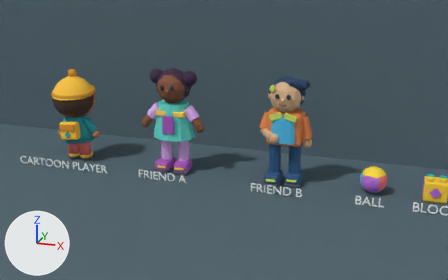
The Blender file blender/cast/camo-cast.blend, before and after one commit.
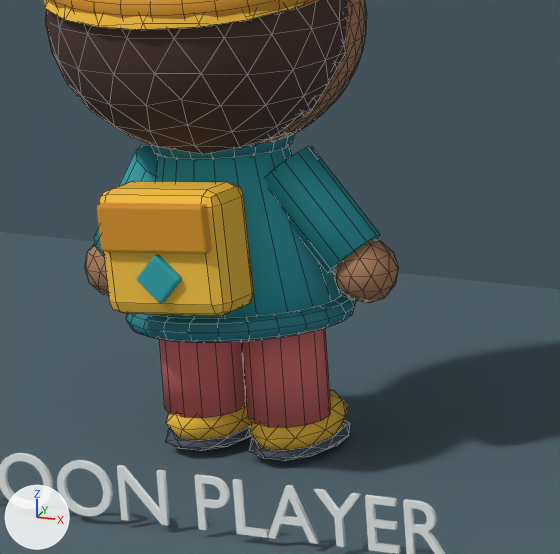
Each version appears first from a 50 mm camera at (1.89, -7.54, 3.08) aimed at (-0.73, 0.61, 0.29), and next in a close-up on the part from 10% to 27% of the width and 34% to 62% of the height. Every picture has the same lights, and +X, +Y and +Z are marked at lower left. The last two pictures show the newer version. The close-ups show mesh edges as thin lines.

Before the edit, the objects in view are built like this:
```python
ob_player_beanie_band = bpy.data.objects.new('player_beanie_band', me_torus_002)
ob_player_beanie_band.parent = ob_pivot_head
ob_player_beanie_band.location = (0.0, 0.035, 0.35)
ob_player_beanie_band.rotation_euler = (-0.157, 0.0, 0.0)  # degrees (-9, 0, 0)
ob_player_hand_l = bpy.data.objects.new('player_hand_L', me_icosphere_004)
ob_player_hand_l.parent = ob_pivot_arm_l
ob_player_hand_l.location = (-0.149, -0.014, -0.213)
ob_player_hand_r = bpy.data.objects.new('player_hand_R', me_icosphere_005)
ob_player_hand_r.parent = ob_pivot_arm_r
ob_player_hand_r.location = (0.149, -0.014, -0.213)
ob_player_sleeve_l = bpy.data.objects.new('player_sleeve_L', me_cylinder_004)
ob_player_sleeve_l.parent = ob_pivot_arm_l
ob_player_sleeve_l.location = (-0.0635, -0.006, -0.09)
ob_player_sleeve_l.rotation_euler = (2.525, 0.0, -1.477)  # degrees (145, 0, -85)
ob_player_sleeve_r = bpy.data.objects.new('player_sleeve_R', me_cylinder_005)
ob_player_sleeve_r.parent = ob_pivot_arm_r
ob_player_sleeve_r.location = (0.0635, -0.006, -0.09)
ob_player_sleeve_r.rotation_euler = (2.525, 0.0, 1.477)  # degrees (145, 0, 85)
# also in view: 'player_hair_back' at (-2.78, -0.01, 0.9); 'Label CARTOON PLAYER' at (-2.75, -0.47, 0.07); 'player_pack_flap' at (-2.77, -0.26, 0.53); 'player_head' at (-2.78, 0.04, 0.88); 'Preview Backdrop' at (0.0, 1.15, 2.2)
```
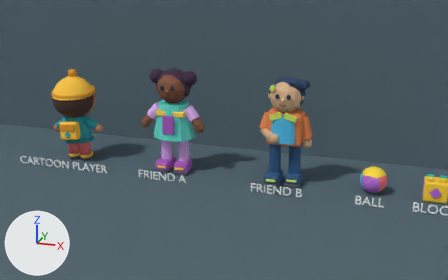
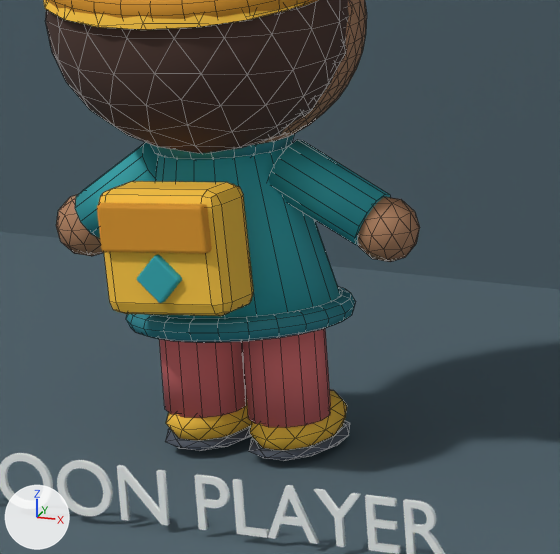
Where the newer file only moved an object's origin or applied its transform, the numbers keep the older frame.

Boxes (x1, y1, x2, y2) around the edits, measured in the close-ups (560 x 554 px):
```json
{"object": "player_sleeve_L", "change": "reshaped", "before": [265, 146, 380, 273], "after": [268, 140, 390, 245], "on screen": "6% wider, 17% shorter"}
{"object": "player_hand_L", "change": "moved", "before": [333, 239, 399, 303], "after": [358, 196, 420, 262]}
{"object": "player_sleeve_R", "change": "reshaped", "before": [94, 145, 158, 256], "after": [75, 142, 158, 238]}
{"object": "player_hand_R", "change": "moved", "before": [85, 243, 109, 295], "after": [56, 195, 104, 256]}
```

The change, as JSON lines over the scene's bpy script:
```json
{"block": "me_cylinder_004", "where": "# used by ob_player_sleeve_l; parent = ob_pivot_arm_l; location = (-0.0635, -0.006, -0.09); rotation_euler = (2.525, 0.0, -1.477), in degrees (145, 0, -85)"}
{"op": "remove", "block": "me_cylinder_004", "code": "me_cylinder_004.from_pydata(...)  # 24 vertices, 14 faces; spans x -0.064..0.064, y -0.064..0.064, z -0.11..0.11"}
{"op": "add", "block": "me_cylinder_004", "code": "me_cylinder_004.from_pydata(...)  # 24 vertices, 14 faces; spans x -0.065..0.06, y -0.055..0.136, z -0.134..0.105"}
{"block": "me_cylinder_004", "change": "me_cylinder_004 part 1: the whole mesh is multiplied about its middle by the matrix ((0.944, -0.013, -0.021), (0.02, 0.87, 0.367), (0.014, -0.367, 0.87)), then moved by (-0.002, 0.041, -0.014)"}
{"block": "me_cylinder_005", "where": "# used by ob_player_sleeve_r; parent = ob_pivot_arm_r; location = (0.0635, -0.006, -0.09); rotation_euler = (2.525, 0.0, 1.477), in degrees (145, 0, 85)"}
{"op": "remove", "block": "me_cylinder_005", "code": "me_cylinder_005.from_pydata(...)  # 24 vertices, 14 faces; spans x -0.064..0.064, y -0.064..0.064, z -0.11..0.11"}
{"op": "add", "block": "me_cylinder_005", "code": "me_cylinder_005.from_pydata(...)  # 24 vertices, 14 faces; spans x -0.06..0.065, y -0.055..0.136, z -0.134..0.105"}
{"block": "me_cylinder_005", "change": "me_cylinder_005 part 2: the whole mesh is multiplied about its middle by the matrix ((0.944, 0.013, 0.021), (-0.02, 0.87, 0.367), (-0.014, -0.367, 0.87)), then moved by (0.002, 0.041, -0.014)"}
{"op": "set", "path": "ob_player_hand_l.location", "old": "(-0.149, -0.014, -0.213)", "new": "(-0.205, -0.014, -0.129)"}
{"op": "set", "path": "ob_player_hand_r.location", "old": "(0.149, -0.014, -0.213)", "new": "(0.205, -0.014, -0.129)"}
```
